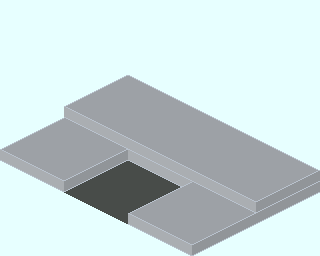
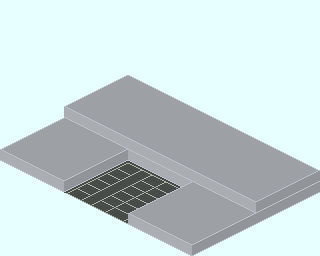
Layers edited between the first and the second 320 × 256 image:
painted on "Base_Plate_3x6.png" over (66, 163, 178, 224)
